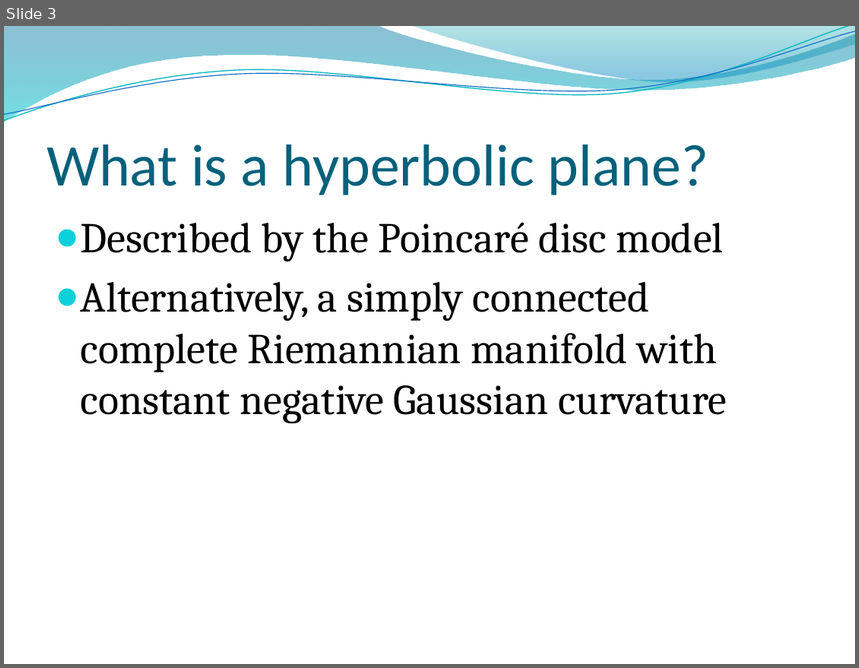
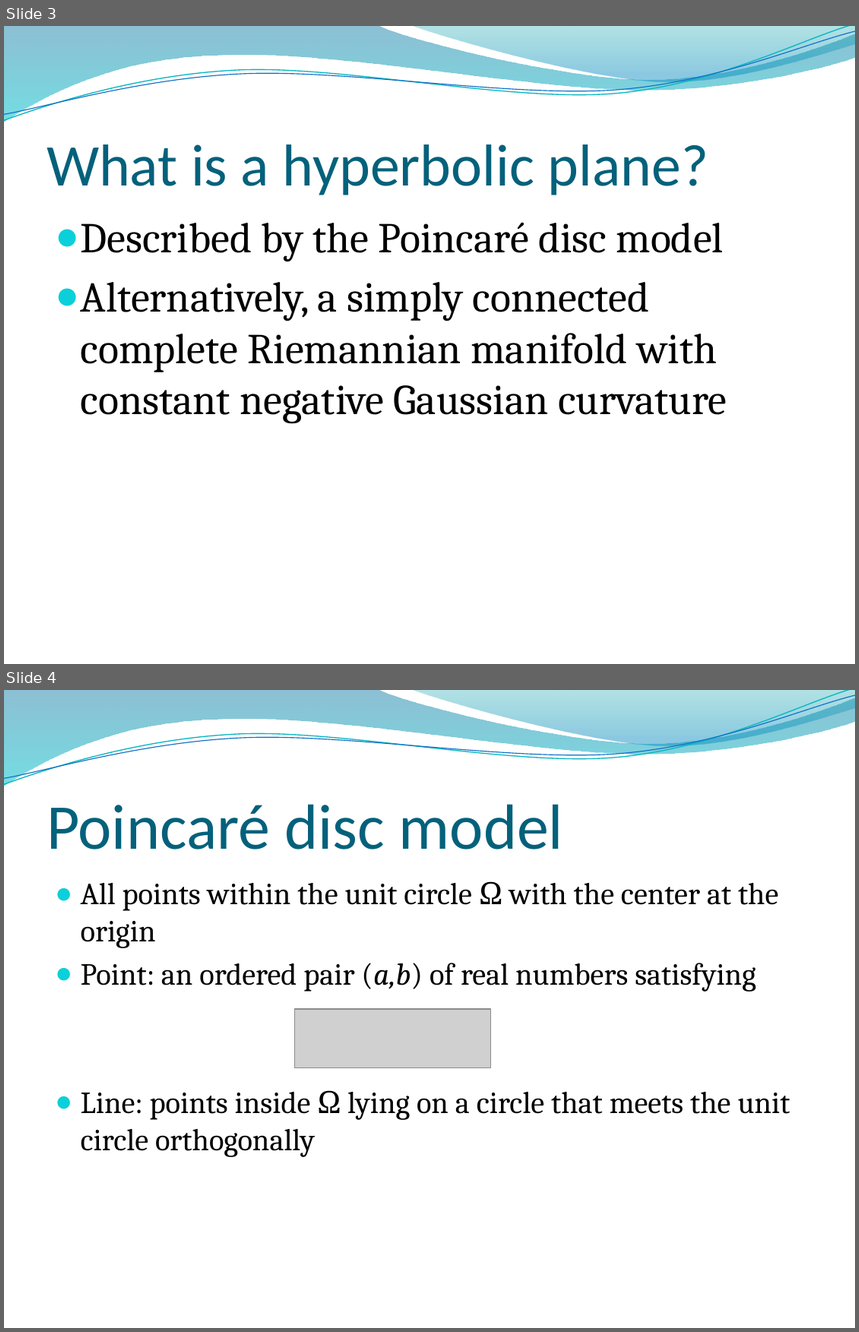
Before and after one commit to velociraptors/math361, a slide deck: hplanes.pptx. Shown one above the other, each under a label of ours: slide 3 before the commit, slides 3 and 4 after it. The pictures are 859x668 and 859x1332 pixels, drawn with LibreOffice and Linux fonts; fonts in the diff are those of the drawing; grey boxes stand for pictures; background and template pictures are left out. Boxes give left, top, right and bottom in pixels: in the first picture for what was removed or moved away, otherwise in the second. Text is boxed around its words. In the diff, an @@ line names an element or a change of style, - is before the commit and + after.

Commit message:
poincare disc model

```diff
--- a/hplanes.pptx
+++ b/hplanes.pptx
@@ slide 4 added at bbox=[4, 690, 855, 1328], background picture (left out); not listed: 4 template elements that a slide beside it also shows @@
@@ title added at bbox=[47, 804, 563, 850], 54 pt, text #04617B @@
+Poincaré disc model
@@ text added at bbox=[81, 882, 791, 1157], 26 pt, text #000000 @@
+● All points within the unit circle Ω with the center at the origin
+● Point: an ordered pair (a,b) of real numbers satisfying
+● Line: points inside Ω lying on a circle that meets the unit circle orthogonally
@@ picture added at bbox=[295, 1009, 491, 1068] @@
```
